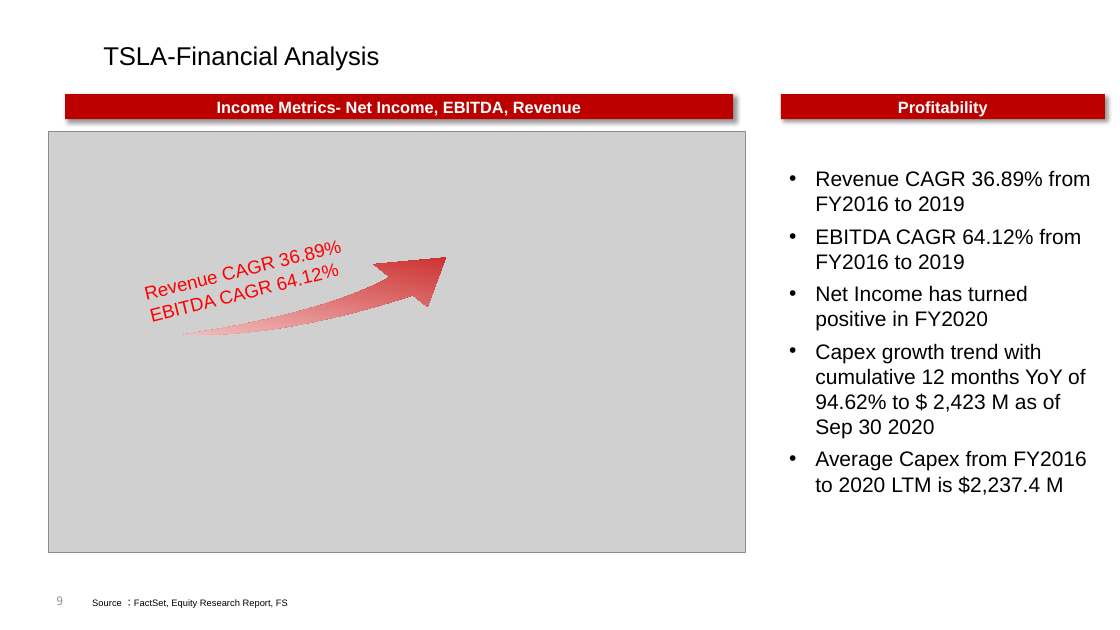
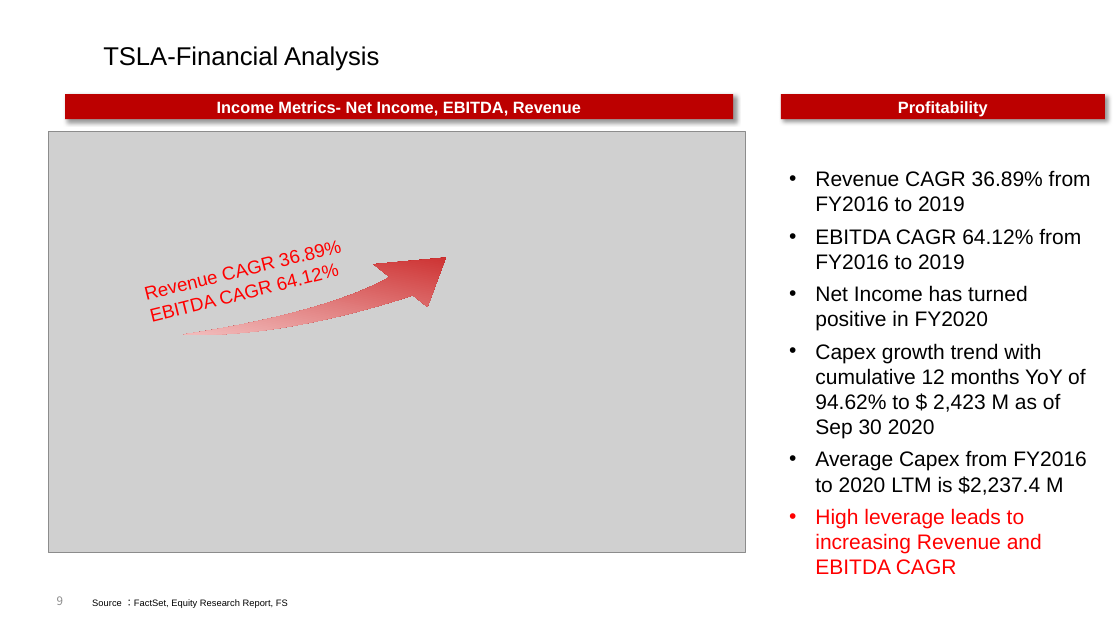
Before and after one commit to shonaqvi/Your-Next-Investment-, a slide deck: slide 9 of Presentation/TSLA deck.pptx. Drawn at 1120x630 pixels with LibreOffice and Linux fonts; fonts in the diff are those of the drawing; grey boxes stand for pictures. Boxes give left, top, right and bottom in pixels: in the first picture for what was removed or moved away, otherwise in the second. Text is boxed around its words. In the diff, an @@ line names an element or a change of style, - is before the commit and + after.

Commit message:
updated sub

```diff
--- a/Presentation/TSLA deck.pptx
+++ b/Presentation/TSLA deck.pptx
@@ text at [815,508,1042,575]: paragraph added @@
+• High leverage leads to increasing Revenue and EBITDA CAGR
```
Also in this commit, not shown: 1 other slide changed.
